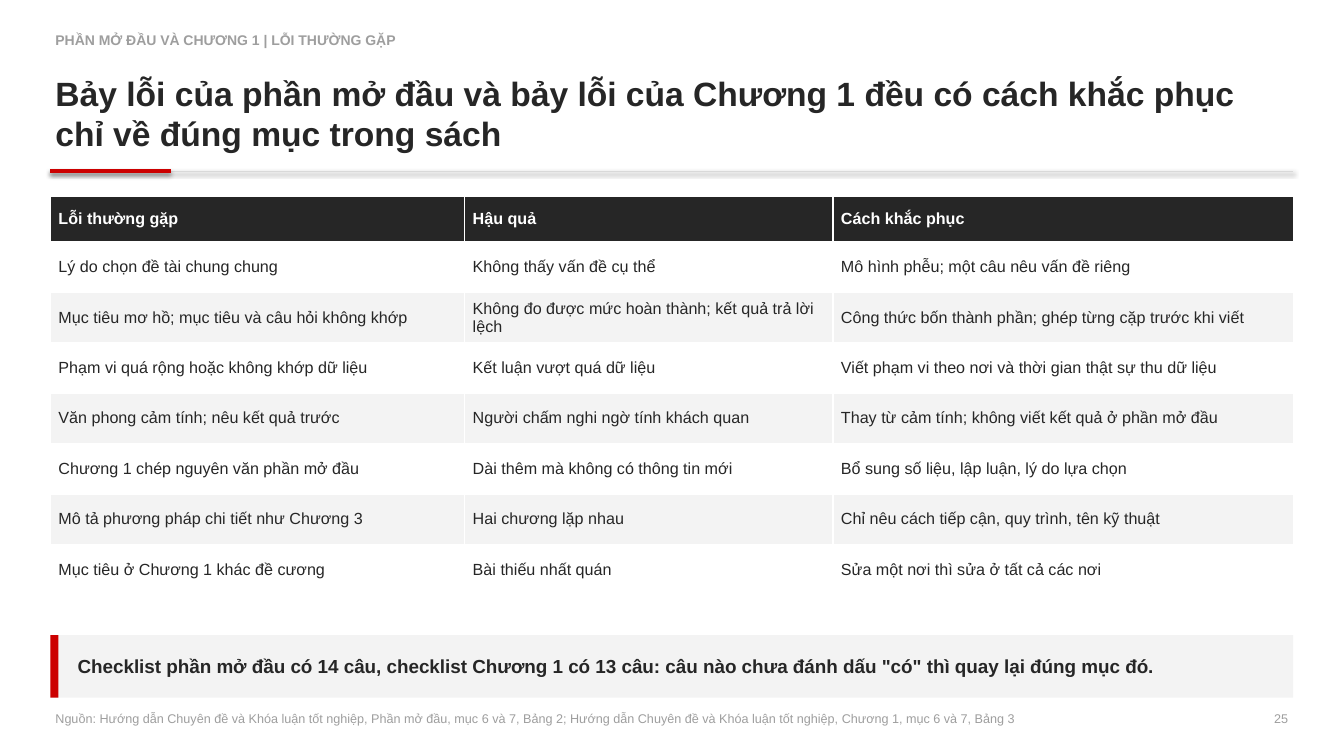
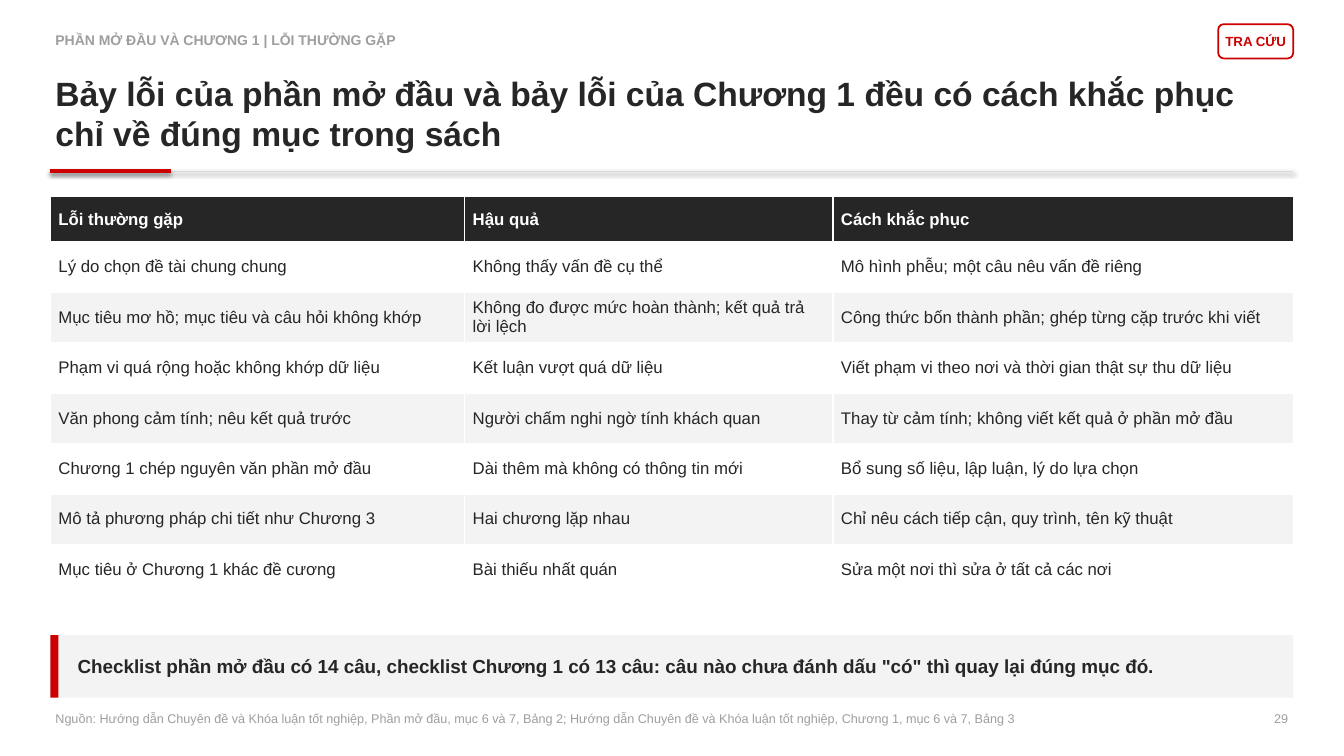
Before and after one commit to johnneinadlerr0353-bot/sachhuongdan, a slide deck: slide 29 of Core_Slide_2_HD2_Bain.pptx (slide 25 before the commit). Drawn at 1344x756 pixels with LibreOffice and Linux fonts; fonts in the diff are those of the drawing. Boxes give left, top, right and bottom in pixels: in the first picture for what was removed or moved away, otherwise in the second. Text is boxed around its words. In the diff, an @@ line names an element or a change of style, - is before the commit and + after.

```diff
--- a/Core_Slide_2_HD2_Bain.pptx
+++ b/Core_Slide_2_HD2_Bain.pptx
@@ rounded rectangle added at (x1=1219, y1=24, x2=1294, y2=58), fill #FFFFFF, outline #CC0000 1.25 pt, 9.5 pt, text #CC0000, bold @@
+TRA CỨU
@@ table at (x1=50, y1=197, x2=1294, y2=595) @@
@@ size 11.5 to 12 pt @@
```
Also in this commit, not shown: 93 other slides changed, 4 slides added, 1 other file.
